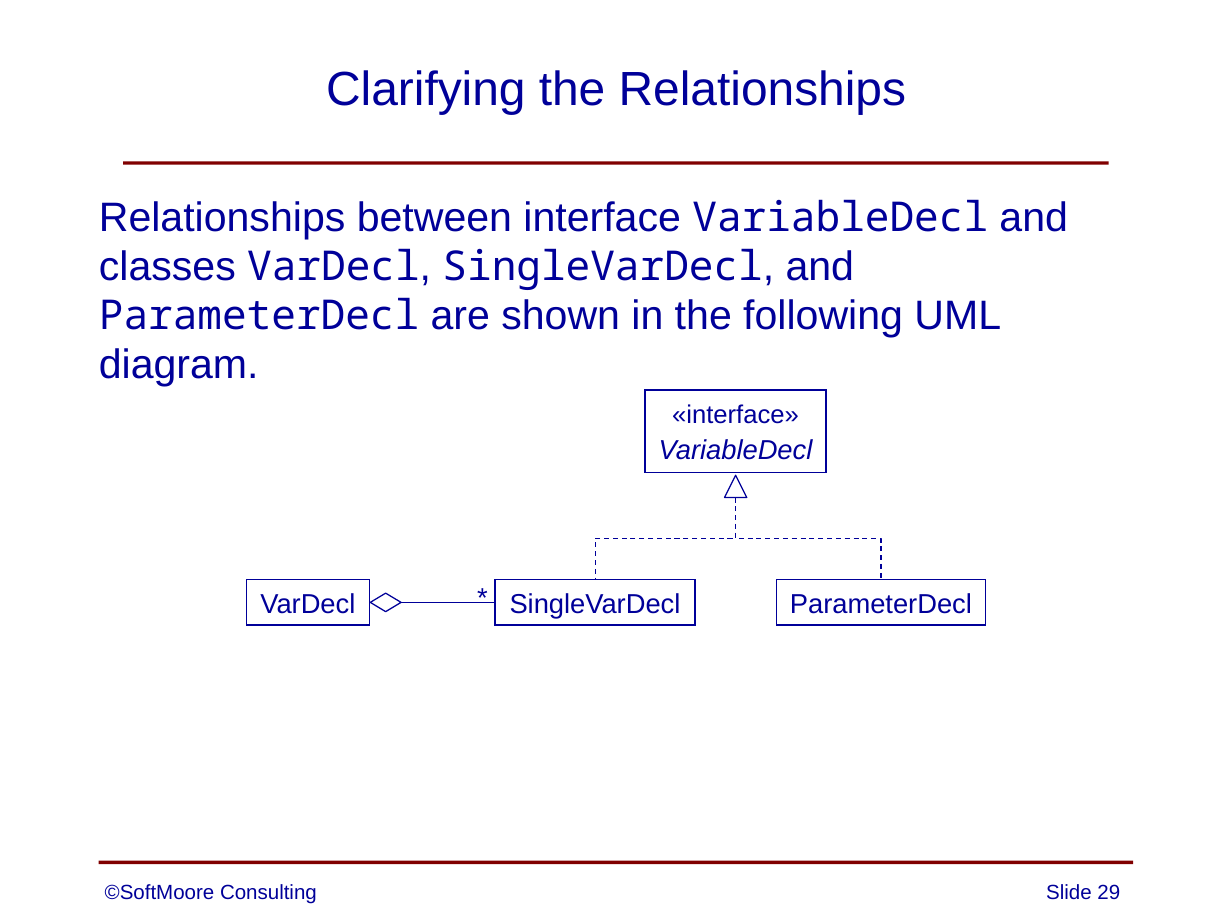
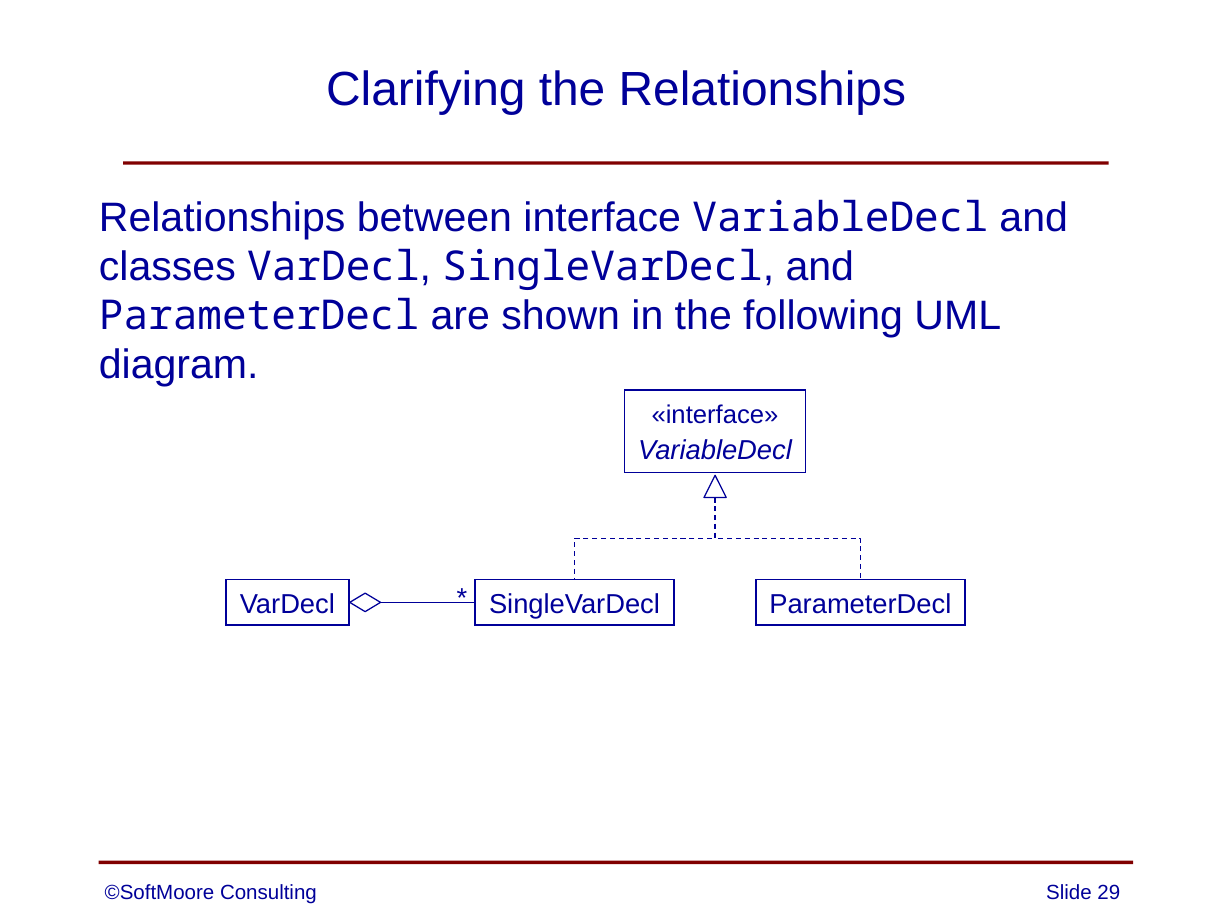
Before and after one commit to SoftMoore/CPRL-Java-3rd, a slide deck: slide 29 of PowerPoints/08 - Abstract Syntax Trees.pptx. Drawn at 1232x924 pixels with LibreOffice and Linux fonts; fonts in the diff are those of the drawing. Boxes give left, top, right and bottom in pixels: in the first picture for what was removed or moved away, otherwise in the second. Text is boxed around its words. In the diff, an @@ line names an element or a change of style, - is before the commit and + after.

```diff
--- a/PowerPoints/08 - Abstract Syntax Trees.pptx
+++ b/PowerPoints/08 - Abstract Syntax Trees.pptx
@@ 4 rectangles, 2 elbow lines, 1 triangle, 1 diamond, 1 line, 1 text: place and size @@
-4 rectangles, 2 elbow lines, 1 triangle, 1 diamond, 1 line, 1 text at box(246, 391, 986, 625)
+4 rectangles, 2 elbow lines, 1 triangle, 1 diamond, 1 line, 1 text at box(225, 391, 965, 625)
```
Also in this commit, not shown: 13 other slides changed.
